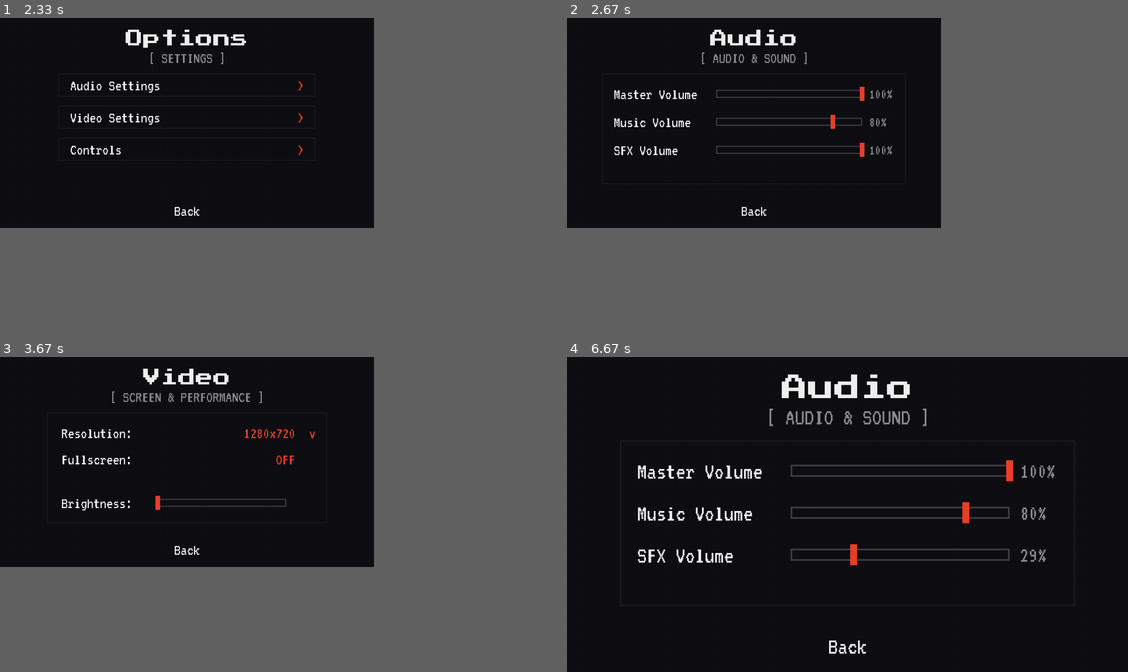
Above: before the commit, frames 1-4 (two rows, left to right).
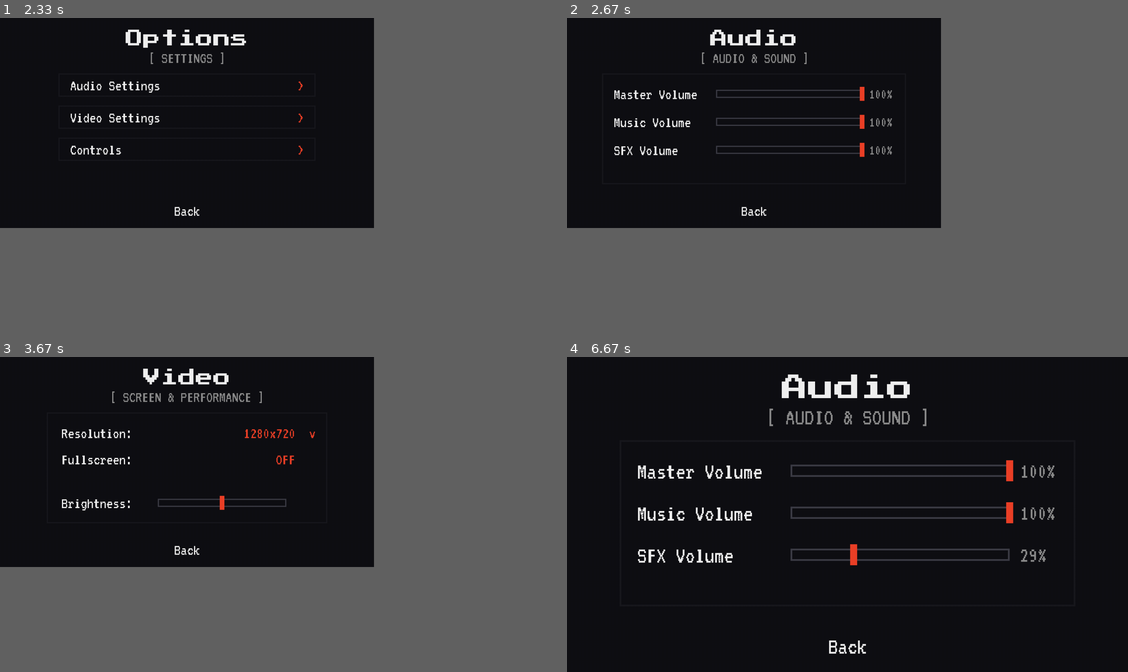
Above: after the commit, the same moments.

Repository: KDO1T/Return-To-Sender
Game: pygame game, started from main_menu.py
The game is run twice, just before and just after one commit, with the same random seed, the same clock (stepped at 60 frames per second) and the same inputs.
Inputs (mouse positions are in pixels of both pictures, inside the frame that each line leads up to):
- Up to frame 1 (2.33 s): click (185, 121) at 0.38 s; click (67, 118) at 0.72 s; click (173, 131) at 1.05 s; click (72, 90) at 1.38 s; click (325, 197) at 1.72 s; click (230, 140) at 2.05 s
- Up to frame 2 (2.67 s): click (667, 81) at 2.38 s
- Up to frame 3 (3.67 s): click (190, 483) at 2.72 s; click (330, 539) at 3.05 s; click (263, 445) at 3.38 s
- Up to frame 4 (6.67 s): click (881, 517) at 3.72 s; click (847, 457) at 5.05 s; click (909, 470) at 5.55 s; click (909, 495) at 5.88 s; click (679, 631) at 6.22 s; click (724, 454) at 6.55 s

Frame 1 is identical in both runs. In frame 2, 0.1% of the frame differs, in the area x 46-58%, y 30-36%; in frame 3, less than 0.1%; in frame 4, 0.3%, in the area x 70-87%, y 46-53%.

Commit message:
fix: Set default brightness to 50

Diff:
--- a/main_menu.py
+++ b/main_menu.py
@@ -202,11 +202,11 @@
 
 # Audio values
 master_volume = 100
-music_volume = 80
+music_volume = 100
 sfx_volume = 100
 
 # Brightness value
-brightness = 0
+brightness = 50
 
 # Drag state for sliders
 drag = False
